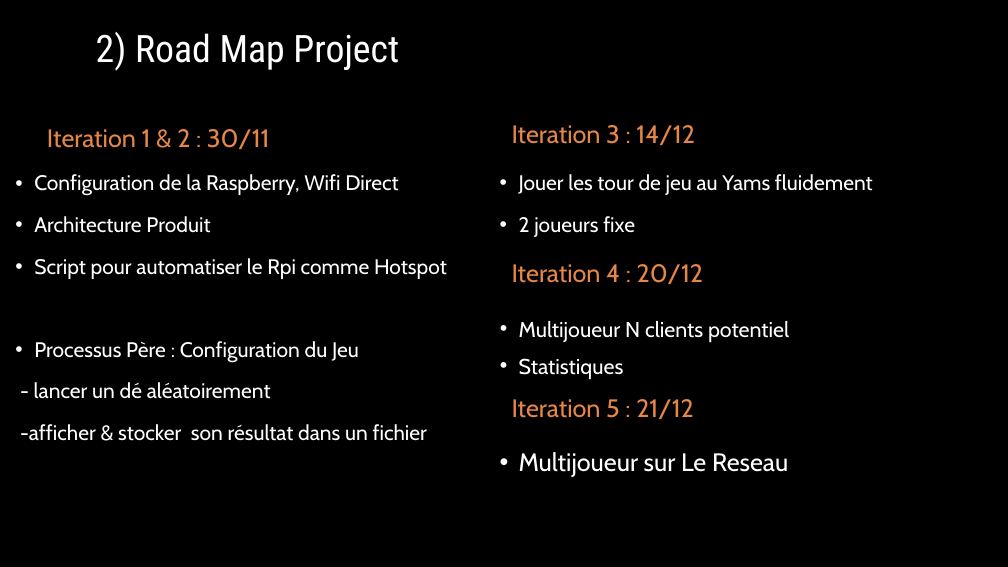
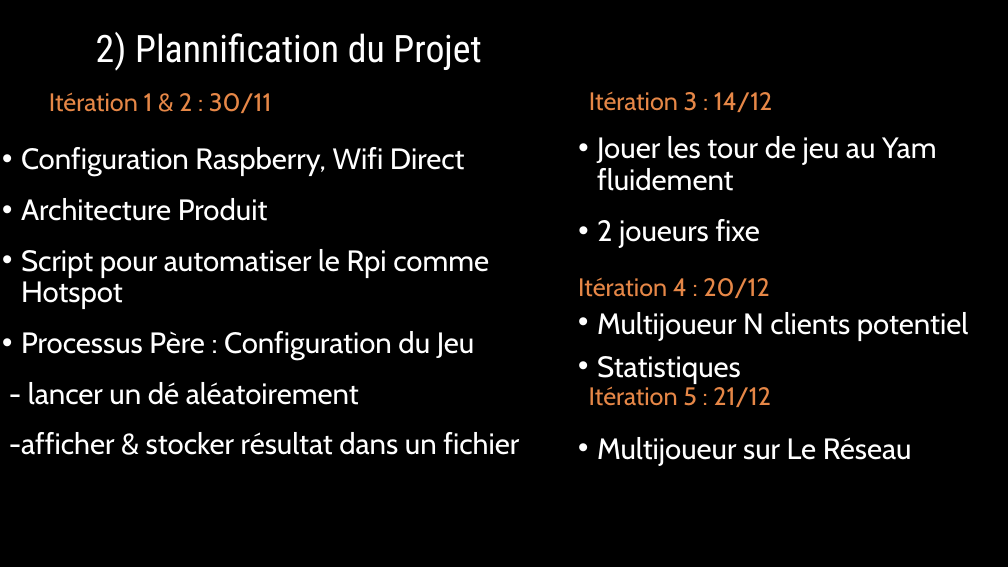
Before and after one commit to CCB-ISENP16/RollTheDice, a slide deck: slide 6 of docs/presentation_sex.pptx. Drawn at 1008x567 pixels with LibreOffice and Linux fonts; fonts in the diff are those of the drawing; background and template pictures are left out. Boxes give left, top, right and bottom in pixels: in the first picture for what was removed or moved away, otherwise in the second. Text is boxed around its words. In the diff, an @@ line names an element or a change of style, - is before the commit and + after.

```diff
--- a/docs/presentation_sex.pptx
+++ b/docs/presentation_sex.pptx
@@ title at (96,32,481,71): text changed @@
-2) Road Map Project
+2) Plannification du Projet
@@ text at (49,92,272,113): text changed @@
-Iteration 1 & 2 : 30/11
+Itération 1 & 2 : 30/11
@@ text at (589,92,773,112): text changed @@
-Iteration 3 : 14/12
+Itération 3 : 14/12
@@ text "Configuration Raspberry, Wifi Direct": place and size @@
-text "Configuration Raspberry, Wifi Direct" at (20,174,447,441)
+text "Configuration Raspberry, Wifi Direct" at (9,147,519,455)
@@ text at (21,147,465,176): text changed; size 20 to 28 pt @@
-• Configuration de la Raspberry, Wifi Direct
+• Configuration Raspberry, Wifi Direct
@@ text "Jouer les tour de jeu ...": place and size @@
-text "Jouer les tour de jeu ..." at (519,174,873,237)
+text "Jouer les tour de jeu ..." at (597,136,937,248)
@@ text at (597,136,937,191): text changed; size 20 to 28 pt @@
-• Jouer les tour de jeu au Yams fluidement
+• Jouer les tour de jeu au Yam fluidement
@@ text at (21,198,489,405): size 20 to 28 pt in "Architecture Produit", "Script pour automatiser le Rpi comme Hotspot", "Processus Père : Configuration du Jeu", "- lancer un dé aléatoirement" @@
@@ text at (597,219,760,248): size 20 to 28 pt in "2 joueurs fixe" @@
@@ text "Multijoueur N clients potentiel": place and size @@
-text "Multijoueur N clients potentiel" at (519,321,789,380)
+text "Multijoueur N clients potentiel" at (597,312,968,384)
@@ text "Multijoueur N clients potentiel" at (597,312,968,384): size 20.4 to 28 pt @@
@@ text at (578,278,769,298): text changed @@
-Iteration 4 : 20/12
+Itération 4 : 20/12
@@ text at (589,386,771,407): text changed @@
-Iteration 5 : 21/12
+Itération 5 : 21/12
@@ text at (9,432,519,455): text changed; size 20 to 28 pt @@
--afficher & stocker son résultat dans un fichier
+-afficher & stocker résultat dans un fichier
@@ text at (597,437,912,466): text changed; size 24 to 28 pt @@
-• Multijoueur sur Le Reseau
+• Multijoueur sur Le Réseau
```
Also in this commit, not shown: 7 other slides changed, 1 slide added, 1 slide removed.
